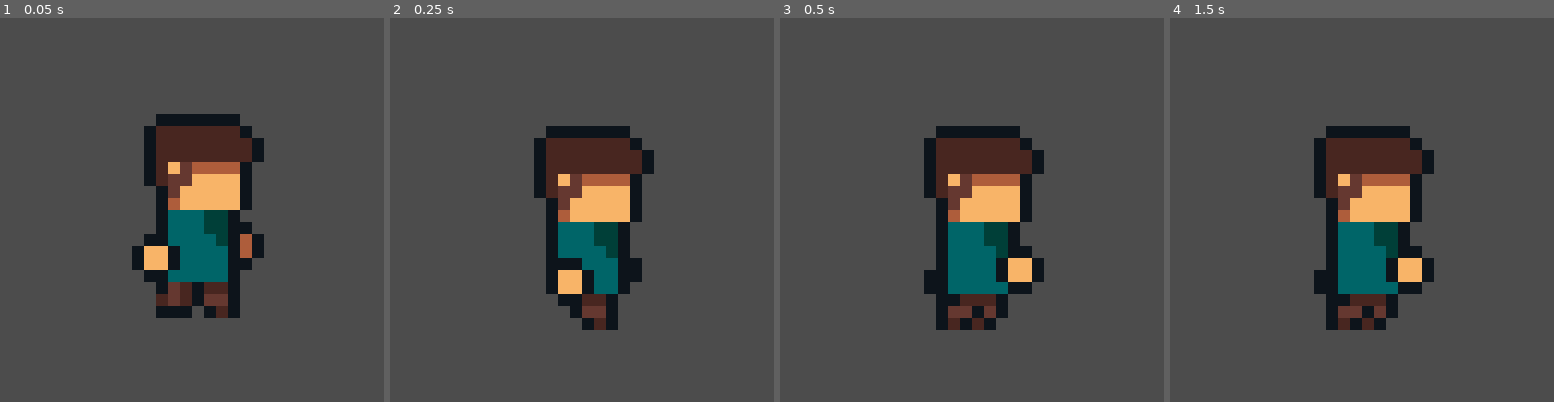
Above: before the commit, frames 1-4 (left to right).
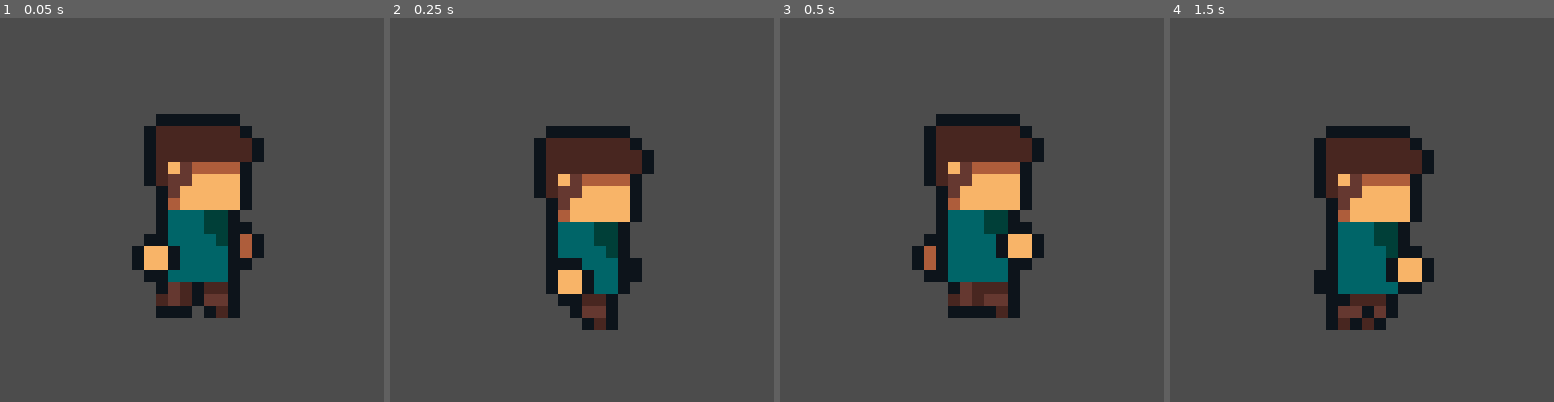
Above: after the commit, the same moments.

Repository: davifoox/character-creator
Game: Godot game, scene res://Main.tscn
The game is run twice, just before and just after one commit, with the same random seed, the same clock (stepped at 60 frames per second) and the same inputs.
Inputs:
- Up to frame 1 (0.05 s): no input
- Up to frame 2 (0.25 s): no input
- Up to frame 3 (0.5 s): no input
- Up to frame 4 (1.5 s): tap Enter (ui_accept) at 0.5, 0.77 s

Frames 1-2 are identical in both runs. In frame 3, 8.8% of the frame differs, in the area x 34-69%, y 25-82%; in frame 4, nothing differs.

Commit message:
Update Character.tscn

Diff:
--- a/Character.tscn
+++ b/Character.tscn
@@ -342,10 +342,10 @@
 tracks/0/imported = false
 tracks/0/enabled = true
 tracks/0/keys = {
-"times": PoolRealArray( 0, 0.125 ),
-"transitions": PoolRealArray( 1, 1 ),
-"update": 1,
-"values": [ Vector2( 1, -5 ), Vector2( 1, -4 ) ]
+"times": PoolRealArray( 0, 0.125, 0.5 ),
+"transitions": PoolRealArray( 1, 1, 1 ),
+"update": 1,
+"values": [ Vector2( 1, -5 ), Vector2( 1, -4 ), Vector2( 1, -5 ) ]
 }
 tracks/1/type = "value"
 tracks/1/path = NodePath("Sprites/Hair:position")
@@ -354,10 +354,10 @@
 tracks/1/imported = false
 tracks/1/enabled = true
 tracks/1/keys = {
-"times": PoolRealArray( 0, 0.125 ),
-"transitions": PoolRealArray( 1, 1 ),
-"update": 1,
-"values": [ Vector2( 1, -5 ), Vector2( 1, -4 ) ]
+"times": PoolRealArray( 0, 0.125, 0.5 ),
+"transitions": PoolRealArray( 1, 1, 1 ),
+"update": 1,
+"values": [ Vector2( 1, -5 ), Vector2( 1, -4 ), Vector2( 1, -5 ) ]
 }
 tracks/2/type = "value"
 tracks/2/path = NodePath("Sprites/LeftHand:position")
@@ -366,10 +366,10 @@
 tracks/2/imported = false
 tracks/2/enabled = true
 tracks/2/keys = {
-"times": PoolRealArray( 0, 0.125, 0.25, 0.375 ),
-"transitions": PoolRealArray( 1, 1, 1, 1 ),
-"update": 1,
-"values": [ Vector2( 4, 3 ), Vector2( 3, 5 ), Vector2( 1, 6 ), Vector2( -2, 6 ) ]
+"times": PoolRealArray( 0, 0.125, 0.25, 0.375, 0.5 ),
+"transitions": PoolRealArray( 1, 1, 1, 1, 1 ),
+"update": 1,
+"values": [ Vector2( 4, 3 ), Vector2( 3, 5 ), Vector2( 1, 6 ), Vector2( -2, 6 ), Vector2( -3, 4 ) ]
 }
 tracks/3/type = "value"
 tracks/3/path = NodePath("Sprites/Body:position")
@@ -378,10 +378,10 @@
 tracks/3/imported = false
 tracks/3/enabled = true
 tracks/3/keys = {
-"times": PoolRealArray( 0, 0.125 ),
-"transitions": PoolRealArray( 1, 1 ),
-"update": 1,
-"values": [ Vector2( 0.5, 3 ), Vector2( 0.5, 4 ) ]
+"times": PoolRealArray( 0, 0.125, 0.5 ),
+"transitions": PoolRealArray( 1, 1, 1 ),
+"update": 1,
+"values": [ Vector2( 0.5, 3 ), Vector2( 0.5, 4 ), Vector2( 0.5, 3 ) ]
 }
 tracks/4/type = "value"
 tracks/4/path = NodePath("Sprites/RightHand:position")
@@ -390,10 +390,10 @@
 tracks/4/imported = false
 tracks/4/enabled = true
 tracks/4/keys = {
-"times": PoolRealArray( 0, 0.125, 0.25, 0.375 ),
-"transitions": PoolRealArray( 1, 1, 1, 1 ),
-"update": 1,
-"values": [ Vector2( -3, 4 ), Vector2( -1, 6 ), Vector2( 0, 7 ), Vector2( 4, 5 ) ]
+"times": PoolRealArray( 0, 0.125, 0.25, 0.375, 0.5 ),
+"transitions": PoolRealArray( 1, 1, 1, 1, 1 ),
+"update": 1,
+"values": [ Vector2( -3, 4 ), Vector2( -1, 6 ), Vector2( 0, 7 ), Vector2( 4, 5 ), Vector2( 4, 3 ) ]
 }
 tracks/5/type = "value"
 tracks/5/path = NodePath("Sprites/LeftLeg:position")
@@ -402,10 +402,10 @@
 tracks/5/imported = false
 tracks/5/enabled = true
 tracks/5/keys = {
-"times": PoolRealArray( 0, 0.125, 0.375 ),
-"transitions": PoolRealArray( 1, 1, 1 ),
-"update": 1,
-"values": [ Vector2( 2, 7.5 ), Vector2( 1, 8.5 ), Vector2( 1, 8.5 ) ]
+"times": PoolRealArray( 0, 0.125, 0.375, 0.5 ),
+"transitions": PoolRealArray( 1, 1, 1, 1 ),
+"update": 1,
+"values": [ Vector2( 2, 7.5 ), Vector2( 1, 8.5 ), Vector2( 1, 8.5 ), Vector2( 2, 7.5 ) ]
 }
 tracks/6/type = "value"
 tracks/6/path = NodePath("Sprites/RightLeg:position")
@@ -414,10 +414,10 @@
 tracks/6/imported = false
 tracks/6/enabled = true
 tracks/6/keys = {
-"times": PoolRealArray( 0, 0.125, 0.375 ),
-"transitions": PoolRealArray( 1, 1, 1 ),
-"update": 1,
-"values": [ Vector2( -2, 7 ), Vector2( 1, 8.5 ), Vector2( -1, 8.5 ) ]
+"times": PoolRealArray( 0, 0.125, 0.375, 0.5 ),
+"transitions": PoolRealArray( 1, 1, 1, 1 ),
+"update": 1,
+"values": [ Vector2( -2, 7 ), Vector2( 1, 8.5 ), Vector2( -1, 8.5 ), Vector2( -1.5, 7 ) ]
 }
 tracks/7/type = "value"
 tracks/7/path = NodePath("Sprites/RightLeg:flip_v")
@@ -438,10 +438,10 @@
 tracks/8/imported = false
 tracks/8/enabled = true
 tracks/8/keys = {
-"times": PoolRealArray( 0, 0.375 ),
-"transitions": PoolRealArray( 1, 1 ),
-"update": 1,
-"values": [ true, false ]
+"times": PoolRealArray( 0, 0.375, 0.5 ),
+"transitions": PoolRealArray( 1, 1, 1 ),
+"update": 1,
+"values": [ true, false, true ]
 }
 tracks/9/type = "value"
 tracks/9/path = NodePath("Sprites/RightLeg:flip_h")
@@ -450,10 +450,10 @@
 tracks/9/imported = false
 tracks/9/enabled = true
 tracks/9/keys = {
-"times": PoolRealArray( 0, 0.375 ),
-"transitions": PoolRealArray( 1, 1 ),
-"update": 1,
-"values": [ true, false ]
+"times": PoolRealArray( 0, 0.375, 0.5 ),
+"transitions": PoolRealArray( 1, 1, 1 ),
+"update": 1,
+"values": [ true, false, true ]
 }
 tracks/10/type = "value"
 tracks/10/path = NodePath("Sprites/RightLeg:rotation_degrees")
@@ -462,10 +462,10 @@
 tracks/10/imported = false
 tracks/10/enabled = true
 tracks/10/keys = {
-"times": PoolRealArray( 0, 0.125, 0.375 ),
-"transitions": PoolRealArray( 1, 1, 1 ),
-"update": 1,
-"values": [ 90.0, 0.0, 0.0 ]
+"times": PoolRealArray( 0, 0.125, 0.375, 0.5 ),
+"transitions": PoolRealArray( 1, 1, 1, 1 ),
+"update": 1,
+"values": [ 90.0, 0.0, 0.0, 90.0 ]
 }
 tracks/11/type = "value"
 tracks/11/path = NodePath("Sprites/RightLeg:scale")
@@ -474,10 +474,10 @@
 tracks/11/imported = false
 tracks/11/enabled = true
 tracks/11/keys = {
-"times": PoolRealArray( 0, 0.125, 0.375 ),
-"transitions": PoolRealArray( 1, 1, 1 ),
-"update": 1,
-"values": [ Vector2( 1, 1 ), Vector2( 1, 1 ), Vector2( 1, 1 ) ]
+"times": PoolRealArray( 0, 0.125, 0.375, 0.5 ),
+"transitions": PoolRealArray( 1, 1, 1, 1 ),
+"update": 1,
+"values": [ Vector2( 1, 1 ), Vector2( 1, 1 ), Vector2( 1, 1 ), Vector2( 1, 1 ) ]
 }
 tracks/12/type = "value"
 tracks/12/path = NodePath("Sprites/LeftLeg:scale")
@@ -486,10 +486,10 @@
 tracks/12/imported = false
 tracks/12/enabled = true
 tracks/12/keys = {
-"times": PoolRealArray( 0.125 ),
-"transitions": PoolRealArray( 1 ),
-"update": 0,
-"values": [ Vector2( 1, 1 ) ]
+"times": PoolRealArray( 0.125, 0.5 ),
+"transitions": PoolRealArray( 1, 1 ),
+"update": 0,
+"values": [ Vector2( 1, 1 ), Vector2( 1, 1 ) ]
 }
 tracks/13/type = "value"
 tracks/13/path = NodePath("Sprites/LeftLeg:rotation_degrees")
@@ -498,10 +498,10 @@
 tracks/13/imported = false
 tracks/13/enabled = true
 tracks/13/keys = {
-"times": PoolRealArray( 0.125 ),
-"transitions": PoolRealArray( 1 ),
-"update": 0,
-"values": [ 0.0 ]
+"times": PoolRealArray( 0.125, 0.5 ),
+"transitions": PoolRealArray( 1, 1 ),
+"update": 0,
+"values": [ 0.0, 0.0 ]
 }
 
 [node name="Character" type="Node2D"]
@@ -552,4 +552,4 @@
 position = Vector2( 24, 0 )
 texture = ExtResource( 3 )
 hframes = 36
-frame = 5
+frame = 8
